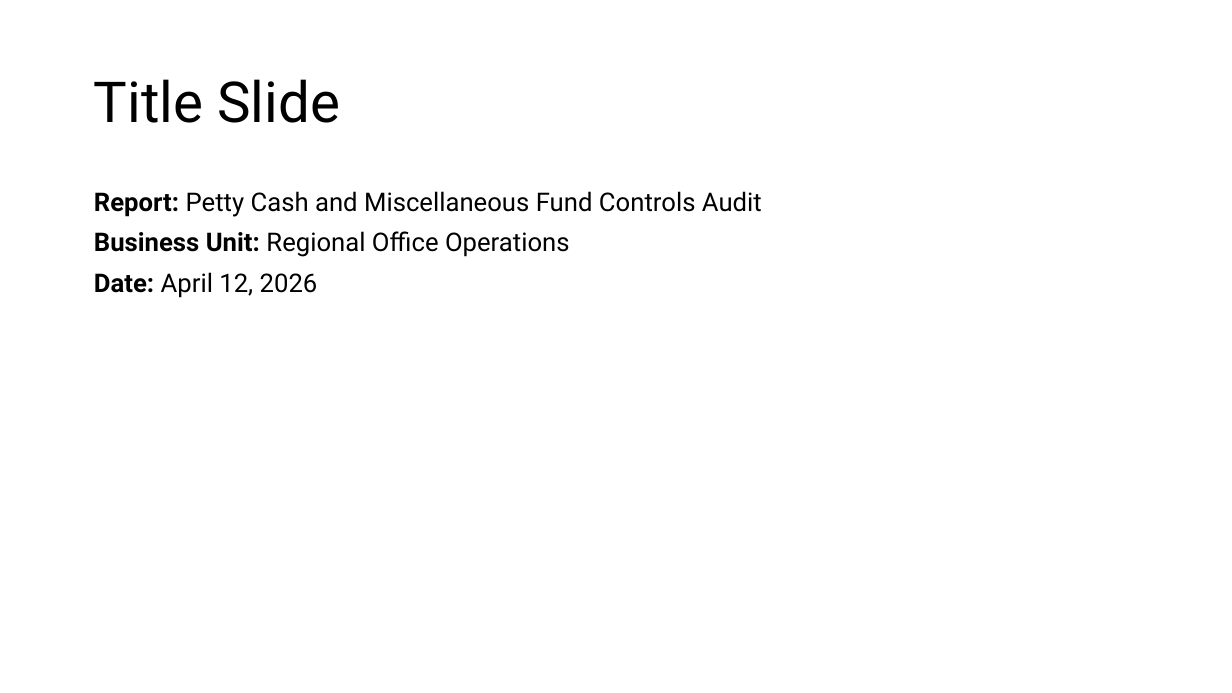
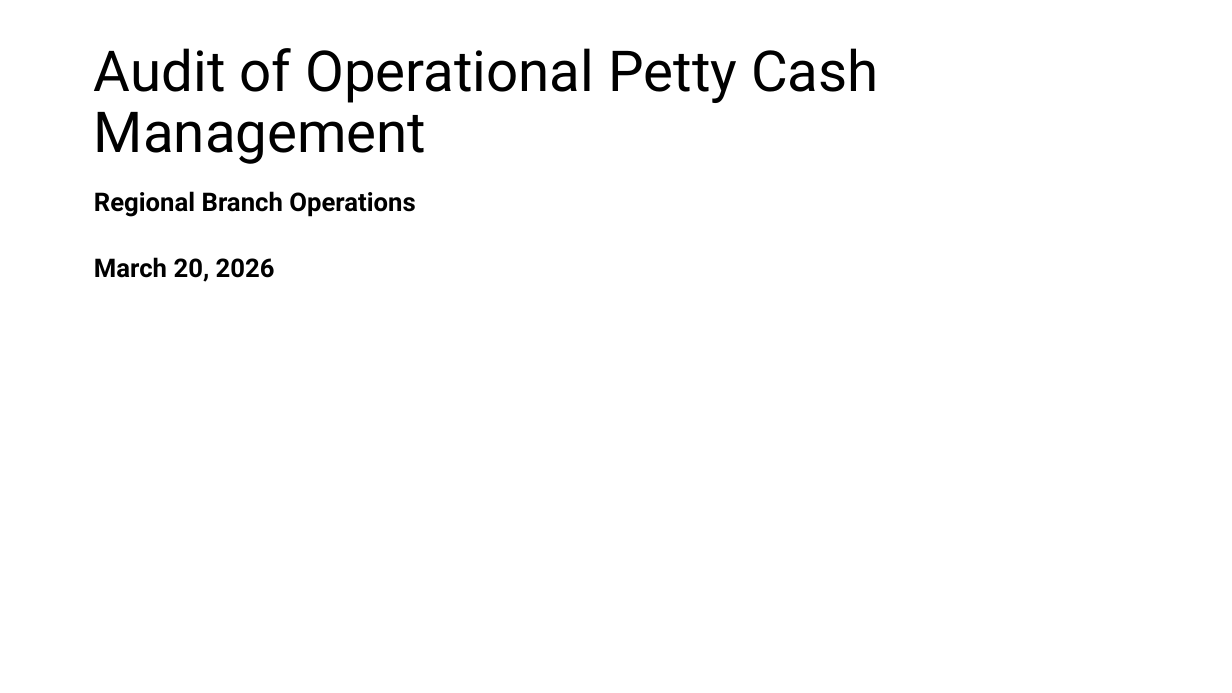
Before and after one commit to DenzDy/ia-report-bot-tools, a slide deck: slide 1 of generated_pptx/IA_Report_Petty_Cash_Controls.pptx. Drawn at 1232x693 pixels with LibreOffice and Linux fonts; fonts in the diff are those of the drawing. Boxes give left, top, right and bottom in pixels: in the first picture for what was removed or moved away, otherwise in the second. Text is boxed around its words. In the diff, an @@ line names an element or a change of style, - is before the commit and + after.

```diff
--- a/generated_pptx/IA_Report_Petty_Cash_Controls.pptx
+++ b/generated_pptx/IA_Report_Petty_Cash_Controls.pptx
@@ title at (94, 48, 879, 164): text changed @@
-Title Slide
+Audit of Operational Petty Cash Management
@@ text at (94, 191, 415, 282): text changed; bold on @@
-Report: Petty Cash and Miscellaneous Fund Controls Audit
-Business Unit: Regional Office Operations
-Date: April 12, 2026
+Regional Branch Operations
+March 20, 2026
```
Also in this commit, not shown: 4 other slides changed, 1 slide added, 1 slide removed, 41 other files.
